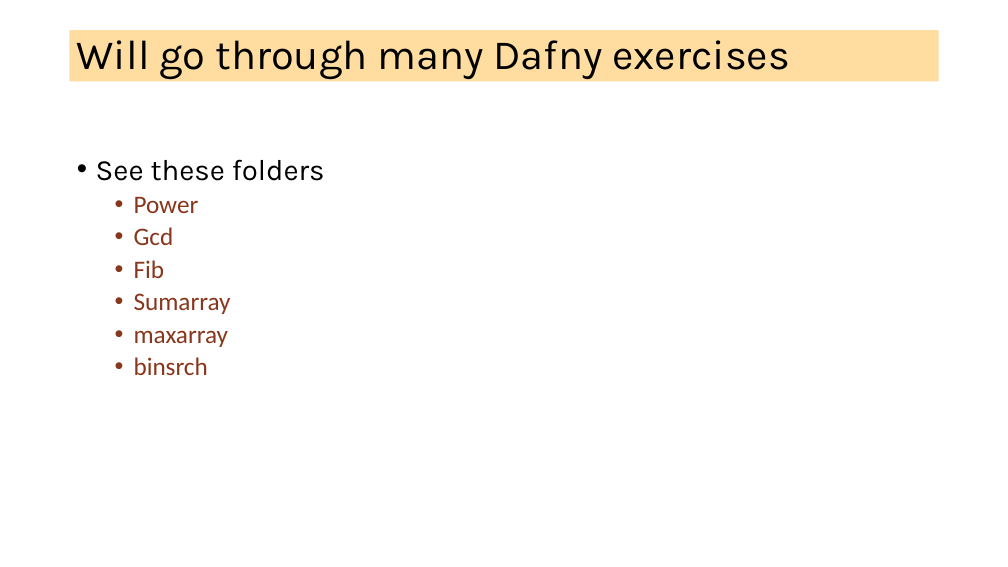
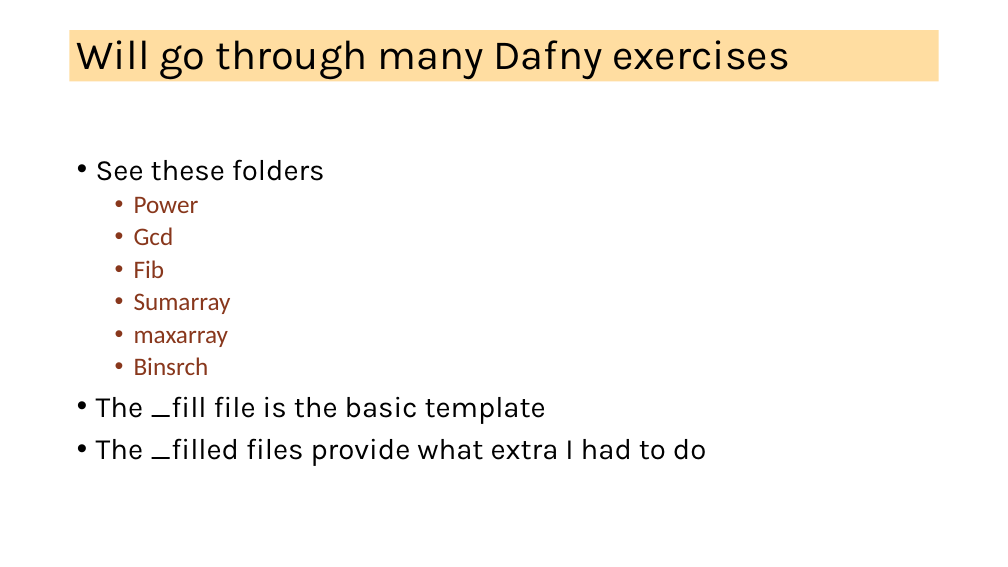
Before and after one commit to ganeshutah/cs6110s22, a slide deck: slide 13 of Lec17/Lec17.pptx (slide 12 before the commit). Drawn at 1008x567 pixels with LibreOffice and Linux fonts; fonts in the diff are those of the drawing. Boxes give left, top, right and bottom in pixels: in the first picture for what was removed or moved away, otherwise in the second. Text is boxed around its words. In the diff, an @@ line names an element or a change of style, - is before the commit and + after.

Commit message:
dafny

```diff
--- a/Lec17/Lec17.pptx
+++ b/Lec17/Lec17.pptx
@@ text at [96, 357, 706, 466]: text changed; size 24 to 28 pt; font Calibri to Karla; text colour #88371D to #000000 @@
-  • binsrch
+  • Binsrch
+• The _fill file is the basic template
+• The _filled files provide what extra I had to do
```
Also in this commit, not shown: 7 slides added, 3 other files.
